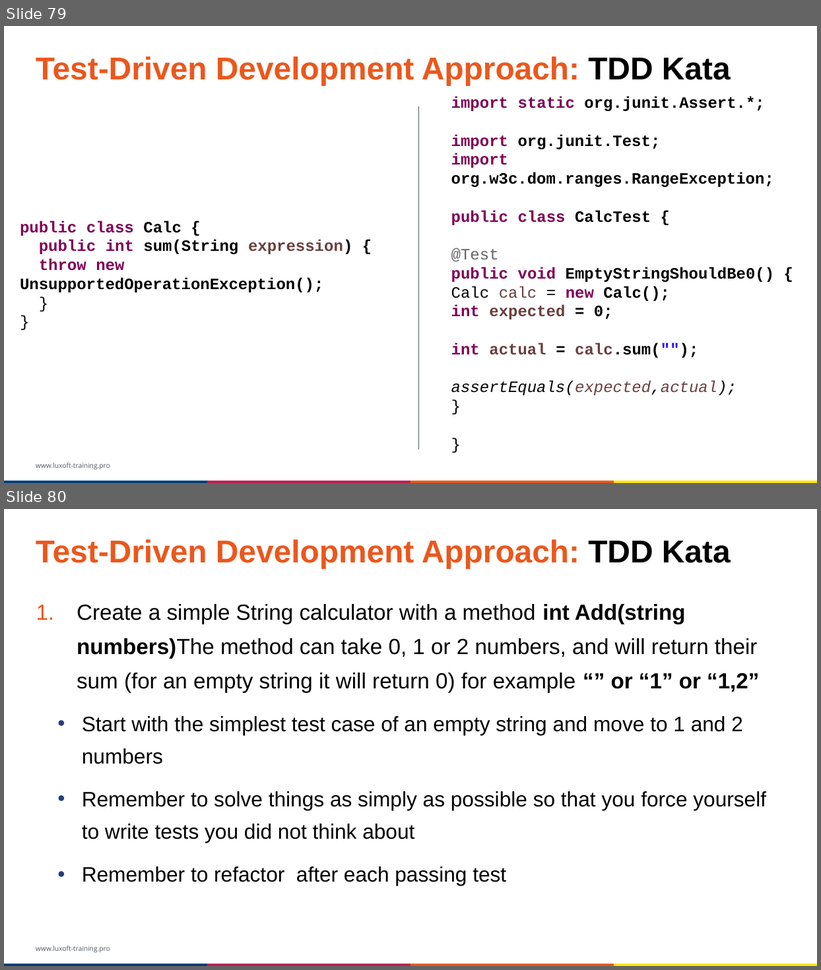
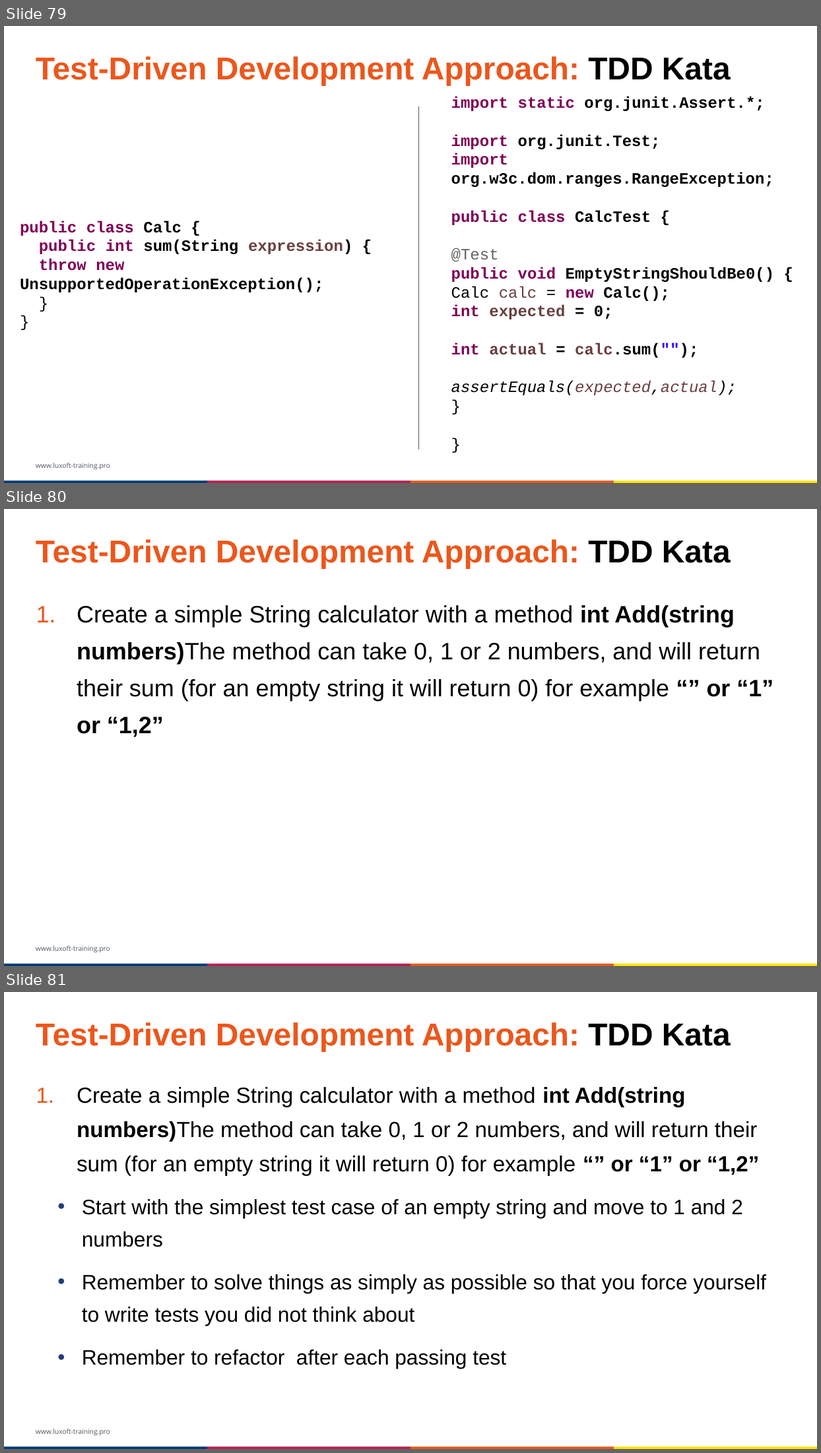
Before and after one commit to exiton3/TDD_Training, a slide deck: Presentations/DEV-009.v3.0.1.pptx. Shown one above the other, each under a label of ours: slides 79 and 80 before the commit, slides 79, 80 and 81 after it. The pictures are 821x970 and 821x1453 pixels, drawn with LibreOffice and Linux fonts; fonts in the diff are those of the drawing; background and template pictures are left out. Boxes give left, top, right and bottom in pixels: in the first picture for what was removed or moved away, otherwise in the second. Text is boxed around its words. In the diff, an @@ line names an element or a change of style, - is before the commit and + after.

```diff
--- a/Presentations/DEV-009.v3.0.1.pptx
+++ b/Presentations/DEV-009.v3.0.1.pptx
@@ slide 80 added at box(4, 509, 817, 966), background #FFFFFF; not listed: 13 template elements that a slide beside it also shows @@
@@ title added at box(36, 539, 731, 568), 28 pt, text #EB571C, bold @@
+Test-Driven Development Approach: TDD Kata
@@ text added at box(77, 605, 774, 737), 21 pt, text #000000 @@
+1. Create a simple String calculator with a method int Add(string numbers)The method can take 0, 1 or 2 numbers, and will return their sum (for an empty string it will return 0) for example “” or “1” or “1,2”
@@ what was slide 80 is now slide 81 @@
```
Also in this commit, not shown: 1 slide changed.
